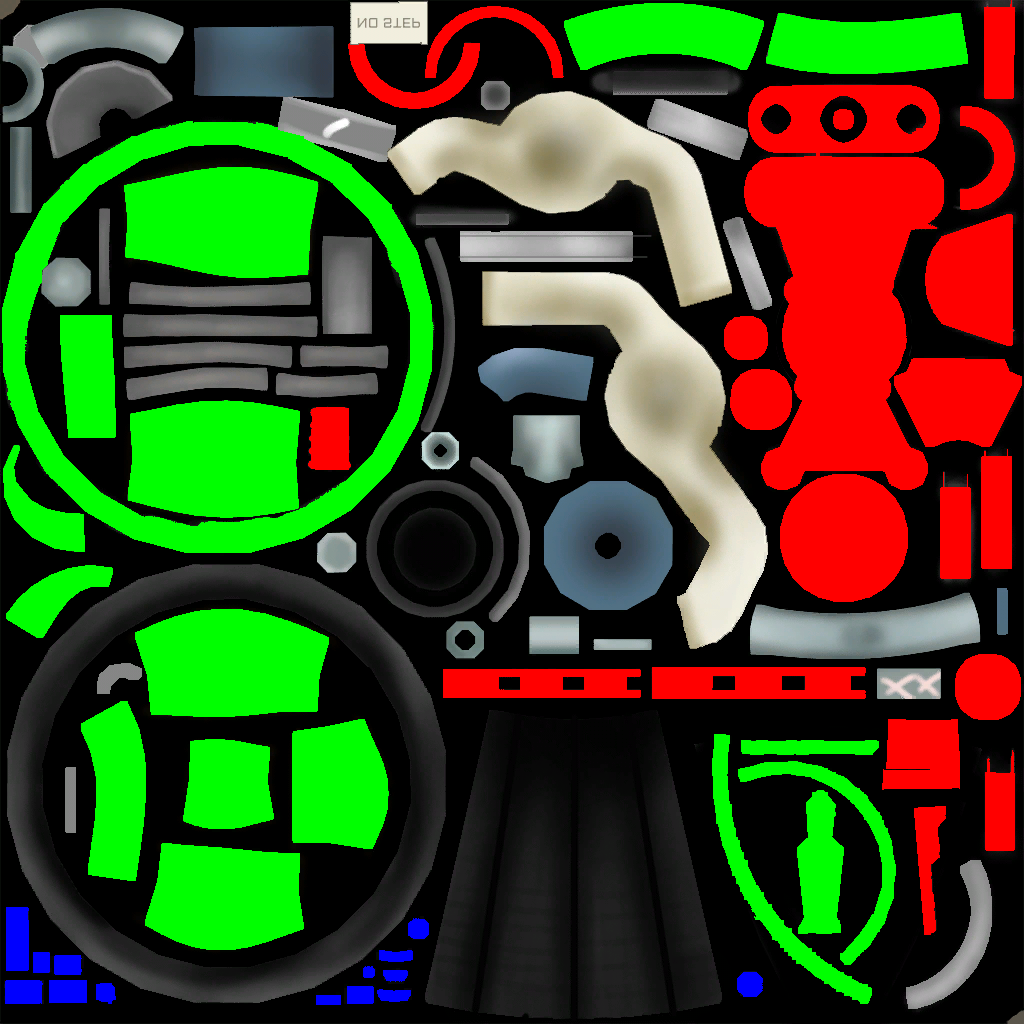
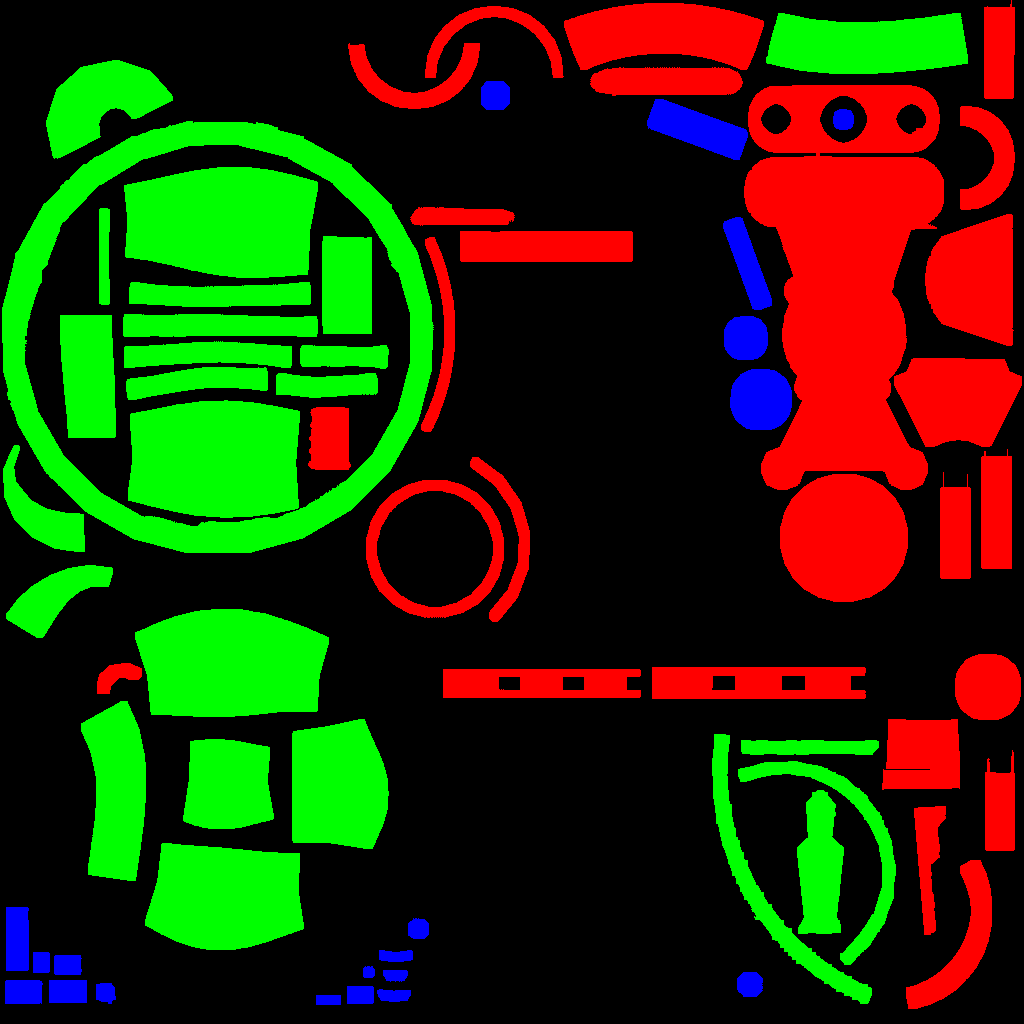
Comparing the layer stacks of the two 1024px x 1024px images. Changes:
painted on "Red" (1st of 2, in "Engine") over [366, 3, 764, 622]
painted on "E-Green" over [46, 3, 764, 400]
painted on "Blue" (2nd of 2, in "Base+Pistons") over [481, 81, 854, 430]
painted on "Red" (2nd of 2, in "Base+Pistons") over [97, 109, 992, 1009]
showed "Black" over [0, 0, 1024, 1024]
